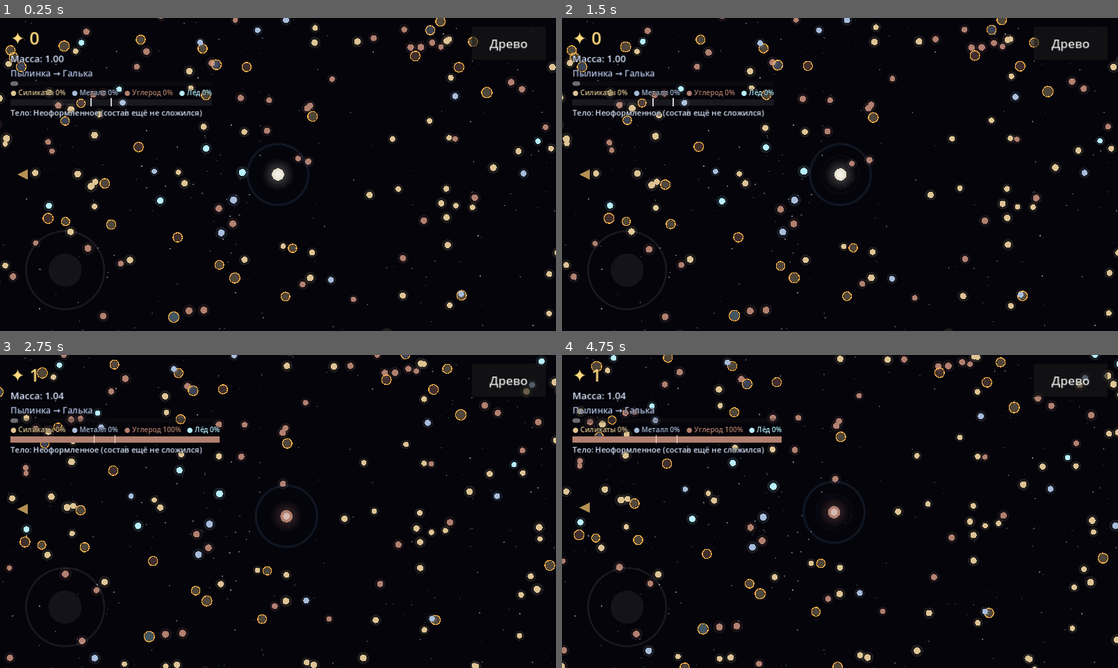
Above: before the commit, frames 1-4 (two rows, left to right).
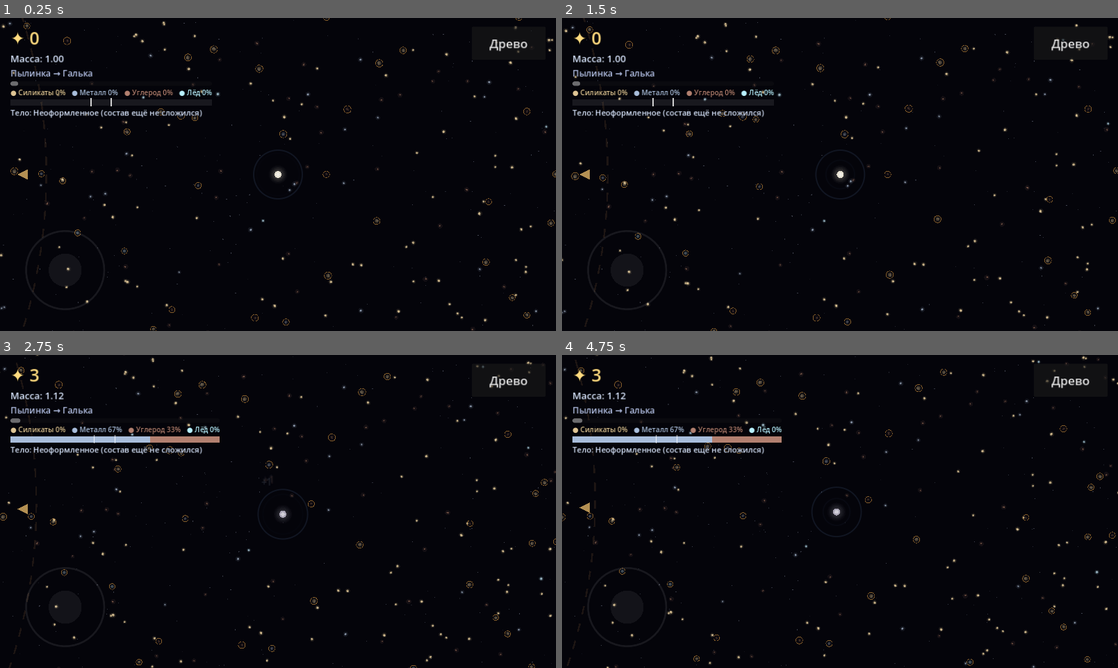
Above: after the commit, the same moments.

Repository: kokazolik/blackhole
Game: Godot game, scene res://scenes/main.tscn
The game is run twice, just before and just after one commit, with the same random seed, the same clock (stepped at 60 frames per second) and the same inputs.
Inputs (mouse positions are in pixels of both pictures, inside the frame that each line leads up to):
- Up to frame 1 (0.25 s): no input
- Up to frame 2 (1.5 s): tap Enter at 0.5 s; move the mouse to (962, 158) at 0.52 s; hold D 0.53-1.25 s; tap Tab at 0.6 s; click (962, 158) at 0.67 s; click "Назад" at 1.25 s
- Up to frame 3 (2.75 s): drag from (166, 527) to (250, 574) at 2.02 s
- Up to frame 4 (4.75 s): move the mouse to (895, 442) at 2.77 s; hold D 2.78-3.5 s; tap Tab at 2.85, 4.35 s; tap Space at 3.5 s; drag from (840, 511) to (673, 464) at 3.52 s; tap Enter at 4.25 s; move the mouse to (1006, 558) at 4.27 s; hold A from 4.28 s (still down)

The runs differ from the first frame. In frame 1, 6.8% of the frame differs, in the area x 0-100%, y 0-100%; in frame 2, 6.8%; in frame 3, 7.7%; in frame 4, 8.0%.

Commit message:
Реалистичная пыль: текстуры материалов, меньший масштаб, сгустки и дрейф
- Атлас текстур пылинок: угловатые силикаты, металлические самородки,
  рыхлые углеродные агрегаты, ледяные шестигранники.
- Пылинки и игрок на экране заметно меньше, фоновые звёзды тусклее.
- Неравномерная плотность: нити и пустоты, падение плотности от звезды,
  всплеск у снеговой линии.
- Медленный орбитальный сдвиг пыли относительно игрока.
- Версия 0.2.

Co-Authored-By: Claude Opus 5.5 (1M context) <noreply@anthropic.com>
Claude-Session: https://claude.ai/code/session_019JT9H9Z6HgHqYWpXn3DgRx

Diff:
--- a/scripts/data/game_data.gd
+++ b/scripts/data/game_data.gd
@@ -12,9 +12,9 @@
 
 # Индекс в массиве = уровень пыли - 1.
 const DUST_LEVELS := [
-	{"radius": 3.0, "mass": 0.04, "value": 1.0, "spawn_weight": 1.0, "cluster_weight": 1.0, "color": Color(0.91, 0.93, 1.0)},
-	{"radius": 4.0, "mass": 0.12, "value": 2.0, "spawn_weight": 0.3, "cluster_weight": 0.5, "color": Color(1.0, 0.70, 0.28)},
-	{"radius": 6.0, "mass": 0.40, "value": 5.0, "spawn_weight": 0.1, "cluster_weight": 0.25, "color": Color(0.61, 0.55, 1.0)},
+	{"radius": 2.1, "mass": 0.04, "value": 1.0, "spawn_weight": 1.0, "cluster_weight": 1.0, "color": Color(0.91, 0.93, 1.0)},
+	{"radius": 2.9, "mass": 0.12, "value": 2.0, "spawn_weight": 0.3, "cluster_weight": 0.5, "color": Color(1.0, 0.70, 0.28)},
+	{"radius": 4.0, "mass": 0.40, "value": 5.0, "spawn_weight": 0.1, "cluster_weight": 0.25, "color": Color(0.61, 0.55, 1.0)},
 ]
 
 const MATERIALS := {
@@ -23,7 +23,14 @@
 	"carbon": {"name": "Углерод", "color": Color(0.70, 0.50, 0.44)},
 	"ice": {"name": "Лёд", "color": Color(0.72, 0.94, 1.0)},
 }
-const MATERIAL_ORDER := ["silicate", "metal", "carbon", "ice"]
+const MATERIAL_ORDER := ["silicate", "metal", "carbon", "ice"]  # совпадает со строками атласа пыли
+
+# Плотность пыли в диске. Поверхностная плотность падает как 1/r,
+# а у снеговой линии пыль копится (намерзает лёд), там её в несколько раз больше.
+const SNOW_LINE_BOOST := 2.0
+const SNOW_LINE_WIDTH := 220.0
+# Орбитальная скорость на стартовом расстоянии; вблизи звезды быстрее, как v ~ 1/sqrt(r).
+const ORBIT_SPEED_AT_START := 60.0
 
 # Состав тела. Пока собрано мало вещества, тип не определён.
 const COMPOSITION_MIN_MASS := 0.5
@@ -101,6 +108,18 @@
 	return "neutral"
 
 
+## Средняя плотность пыли на расстоянии от звезды (1.0 на старте).
+static func radial_density(distance: float) -> float:
+	var falloff := START_DISTANCE / maxf(distance, STAR_RADIUS)
+	var snow := 1.0 + SNOW_LINE_BOOST * exp(-pow((distance - SNOW_LINE) / SNOW_LINE_WIDTH, 2.0))
+	return falloff * snow
+
+
+## Орбитальная скорость (по Кеплеру) на расстоянии от звезды.
+static func orbit_speed(distance: float) -> float:
+	return ORBIT_SPEED_AT_START * sqrt(START_DISTANCE / maxf(distance, STAR_RADIUS))
+
+
 static func stage_index(mass: float) -> int:
 	var idx := 0
 	for i in STAGES.size():
--- a/scripts/main.gd
+++ b/scripts/main.gd
@@ -1,7 +1,7 @@
 extends Node2D
 ## Сборка сцены: фон, звезда, пыль, игрок, камера и интерфейс.
 
-const SCREEN_RADIUS_AT_START := 14.0  # радиус пылинки на экране в начале, px
+const SCREEN_RADIUS_AT_START := 8.0   # радиус пылинки на экране в начале, px
 const ZOOM_GROWTH_EXP := 0.75         # <1: камера отдаляется медленнее, чем растёт тело
 
 var player: Player
--- a/scripts/world/dust_field.gd
+++ b/scripts/world/dust_field.gd
@@ -4,8 +4,18 @@
 ##
 ## Пыль хранится простыми объектами и рисуется в одном _draw, без отдельной ноды на
 ## каждую пылинку: так на телефоне держатся сотни частиц.
-
-const BASE_TARGET_COUNT := 500
+##
+## Распределение неравномерное, как в настоящем диске: сгустки и нити пыли
+## (шум) поверх средней плотности, которая зависит от расстояния до звезды.
+## Вся пыль медленно сносится орбитальным сдвигом относительно игрока.
+
+const BASE_TARGET_COUNT := 700
+const MAX_DENSITY_SCALE := 1.8  # потолок числа пылинок у снеговой линии, бережём телефон
+const SPAWN_ATTEMPTS := 4
+const ATLAS := preload("res://assets/dust/dust_atlas.png")
+const ATLAS_CELL := 64
+const ATLAS_VARIANTS := 4
+const SPRITE_SCALE := 3.4  # видимое зерно занимает ~80% клетки атласа
 const MAX_SPAWN_PER_FRAME := 24
 const CLUSTER_INTERVAL := Vector2(7.0, 15.0)
 const CLUSTER_SIZE := Vector2i(15, 30)
@@ -20,6 +30,9 @@
 	var material: String
 	var r: float
 	var color: Color
+	var variant: int
+	var rot: float
+	var spin: float
 
 var player: Player
 var camera: Camera2D
@@ -28,11 +41,19 @@
 var _cluster_timer := 0.0
 var _filled := false
 var _popups: Array = []  # всплывающие «+N» цвета материала
+var _clumps := FastNoiseLite.new()
 
 
 func _ready() -> void:
 	rng.randomize()
 	_cluster_timer = rng.randf_range(2.0, 5.0)
+	texture_filter = CanvasItem.TEXTURE_FILTER_LINEAR_WITH_MIPMAPS
+	# Гребневый шум даёт вытянутые нити и сгустки с пустотами между ними.
+	_clumps.seed = 1337
+	_clumps.noise_type = FastNoiseLite.TYPE_SIMPLEX_SMOOTH
+	_clumps.fractal_type = FastNoiseLite.FRACTAL_RIDGED
+	_clumps.fractal_octaves = 3
+	_clumps.frequency = 0.0022
 	GameState.absorbed.connect(_on_absorbed)
 
 
@@ -60,6 +81,7 @@
 	var max_lvl := Skills.max_dust_level()
 	var despawn_sq := pow(active_r * 1.3, 2)
 	var drag := pow(DRAG, delta)
+	var player_orbit := GameData.orbit_speed(pp.length())
 
 	var i := dust.size() - 1
 	while i >= 0:
@@ -82,7 +104,11 @@
 				d.pos = pp - dir * (pr + d.r + 2.0)
 				d.vel = -dir * maxf(player.velocity.length(), 20.0) * 0.8
 		d.vel *= drag
-		d.pos += d.vel * delta
+		# Орбитальный сдвиг: ближе к звезде пыль обгоняет игрока, дальше — отстаёт.
+		var rd := d.pos.length()
+		var shear := GameData.orbit_speed(rd) - player_orbit
+		d.pos += (d.vel + Vector2(-d.pos.y, d.pos.x) / maxf(rd, 1.0) * shear) * delta
+		d.rot += d.spin * delta
 		if edible and d.pos.distance_squared_to(pp) < pow(pr + d.r * 0.5, 2):
 			GameState.absorb(d.level, d.material, d.pos)
 			_remove_at(i)
@@ -99,7 +125,8 @@
 
 
 func _maintain(view_r: float, active_r: float, delta: float) -> void:
-	var target := int(BASE_TARGET_COUNT * Skills.stat("spawn"))
+	var density_scale := clampf(GameData.radial_density(player.position.length()), 0.35, MAX_DENSITY_SCALE)
+	var target := int(BASE_TARGET_COUNT * Skills.stat("spawn") * density_scale)
 	var spawn_budget := MAX_SPAWN_PER_FRAME
 	if not _filled:
 		# Первое заполнение: пыль сразу по всему экрану, а не только за краем.
@@ -135,7 +162,23 @@
 	return GameData.pick_weighted(weights, rng)
 
 
+## Доля «заполненности» места сгустками: 0.15 в пустотах, 1.0 в гуще нитей.
+func clump_density(pos: Vector2) -> float:
+	var n := (_clumps.get_noise_2dv(pos) + 1.0) * 0.5
+	return 0.15 + 0.85 * smoothstep(0.35, 0.8, n)
+
+
 func _spawn_single(pos: Vector2) -> void:
+	# Отбор: в пустотах точка чаще отбрасывается и ищется заново рядом.
+	var accepted := false
+	for attempt in SPAWN_ATTEMPTS:
+		var falloff := GameData.radial_density(pos.length()) / maxf(GameData.radial_density(player.position.length()), 0.01)
+		if rng.randf() < clump_density(pos) * clampf(falloff, 0.2, 2.0) * 0.6:
+			accepted = true
+			break
+		pos = _random_point(pos.distance_to(player.position) * 0.95, pos.distance_to(player.position) * 1.05)
+	if not accepted:
+		return
 	if pos.length() < GameData.STAR_RADIUS * 1.5:
 		return
 	var material: String = GameData.pick_weighted(GameData.material_weights(pos.length()), rng)
@@ -162,6 +205,9 @@
 	var data := GameData.level_data(level)
 	d.r = data.radius * rng.randf_range(0.85, 1.15)
 	d.color = GameData.MATERIALS[material].color
+	d.variant = rng.randi() % ATLAS_VARIANTS
+	d.rot = rng.randf() * TAU
+	d.spin = rng.randf_range(-0.6, 0.6)
 	dust.append(d)
 
 
@@ -169,19 +215,24 @@
 	var max_lvl := Skills.max_dust_level()
 	var view_sq := pow(view_radius() * 1.1, 2)
 	var pp := player.position
-	var line_w := 1.5 / camera.zoom.x
+	var line_w := 1.2 / camera.zoom.x
 	for d in dust:
 		if d.pos.distance_squared_to(pp) > view_sq:
 			continue
-		if d.level <= max_lvl:
-			draw_circle(d.pos, d.r * 1.8, Color(d.color, 0.12))
-			draw_circle(d.pos, d.r, d.color)
-			if d.level > 1:
-				draw_arc(d.pos, d.r + line_w, 0.0, TAU, 12, Color(GameData.level_data(d.level).color, 0.8), line_w)
-		else:
+		var edible := d.level <= max_lvl
+		draw_set_transform(d.pos, d.rot)
+		# Слабое свечение цвета материала, чтобы мелкие пылинки читались на тёмном фоне.
+		draw_circle(Vector2.ZERO, d.r * 1.9, Color(d.color, 0.09 if edible else 0.04))
+		var s := d.r * SPRITE_SCALE
+		var row := GameData.MATERIAL_ORDER.find(d.material)
+		var region := Rect2(d.variant * ATLAS_CELL, row * ATLAS_CELL, ATLAS_CELL, ATLAS_CELL)
+		draw_texture_rect_region(ATLAS, Rect2(-s * 0.5, -s * 0.5, s, s), region, Color(1, 1, 1, 1.0 if edible else 0.4))
+		if not edible:
 			# Недоступная пыль: тусклая, с обводкой цвета своего уровня.
-			draw_circle(d.pos, d.r, Color(d.color, 0.35))
-			draw_arc(d.pos, d.r + line_w, 0.0, TAU, 16, GameData.level_data(d.level).color, line_w * 1.4)
+			draw_arc(Vector2.ZERO, d.r * 1.7 + line_w, 0.0, TAU, 16, Color(GameData.level_data(d.level).color, 0.5), line_w)
+		elif d.level > 1:
+			draw_arc(Vector2.ZERO, d.r * 1.7 + line_w, 0.0, TAU, 12, Color(GameData.level_data(d.level).color, 0.6), line_w)
+	draw_set_transform(Vector2.ZERO)
 
 	# Всплывающие цифры поверх пыли. Размер шрифта переводим в мировые единицы.
 	var font := ThemeDB.fallback_font
--- a/scripts/world/player.gd
+++ b/scripts/world/player.gd
@@ -26,7 +26,7 @@
 
 
 func pull_radius() -> float:
-	return radius * 5.0 * Skills.stat("reach") * sqrt(Skills.stat("gravity"))
+	return radius * 7.0 * Skills.stat("reach") * sqrt(Skills.stat("gravity"))
 
 
 func pull_strength() -> float:
--- a/scripts/world/starfield.gd
+++ b/scripts/world/starfield.gd
@@ -14,8 +14,8 @@
 	for i in STAR_COUNT:
 		_stars.append({
 			"p": Vector2(rng.randf(), rng.randf()),
-			"r": rng.randf_range(0.6, 1.8),
-			"a": rng.randf_range(0.15, 0.6),
+			"r": rng.randf_range(0.5, 1.3),
+			"a": rng.randf_range(0.06, 0.3),
 		})
 
 
Binary file added: assets/dust/dust_atlas.png
Not shown, added: assets/dust/dust_atlas.png.import
Not shown, changed: export_presets.cfg
Not shown, changed: README.md
Not shown, added: tools/gen_dust_atlas.py
